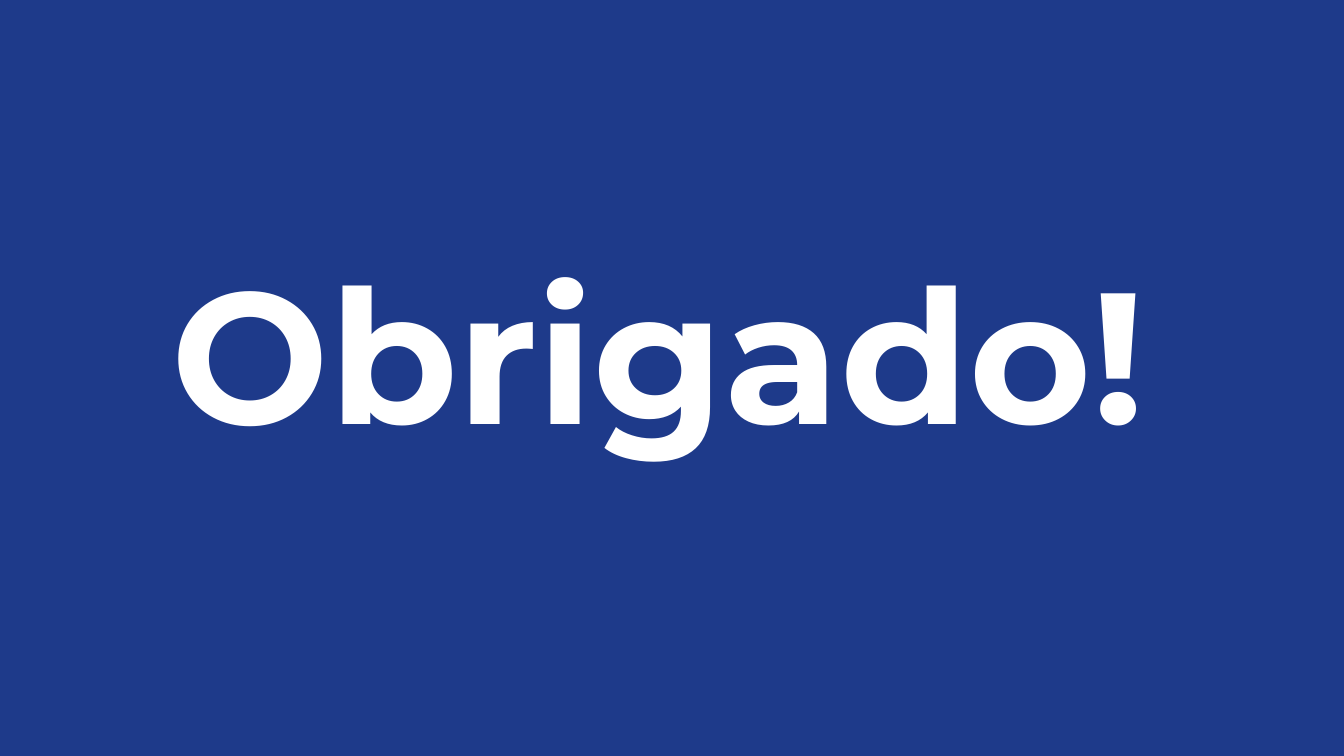
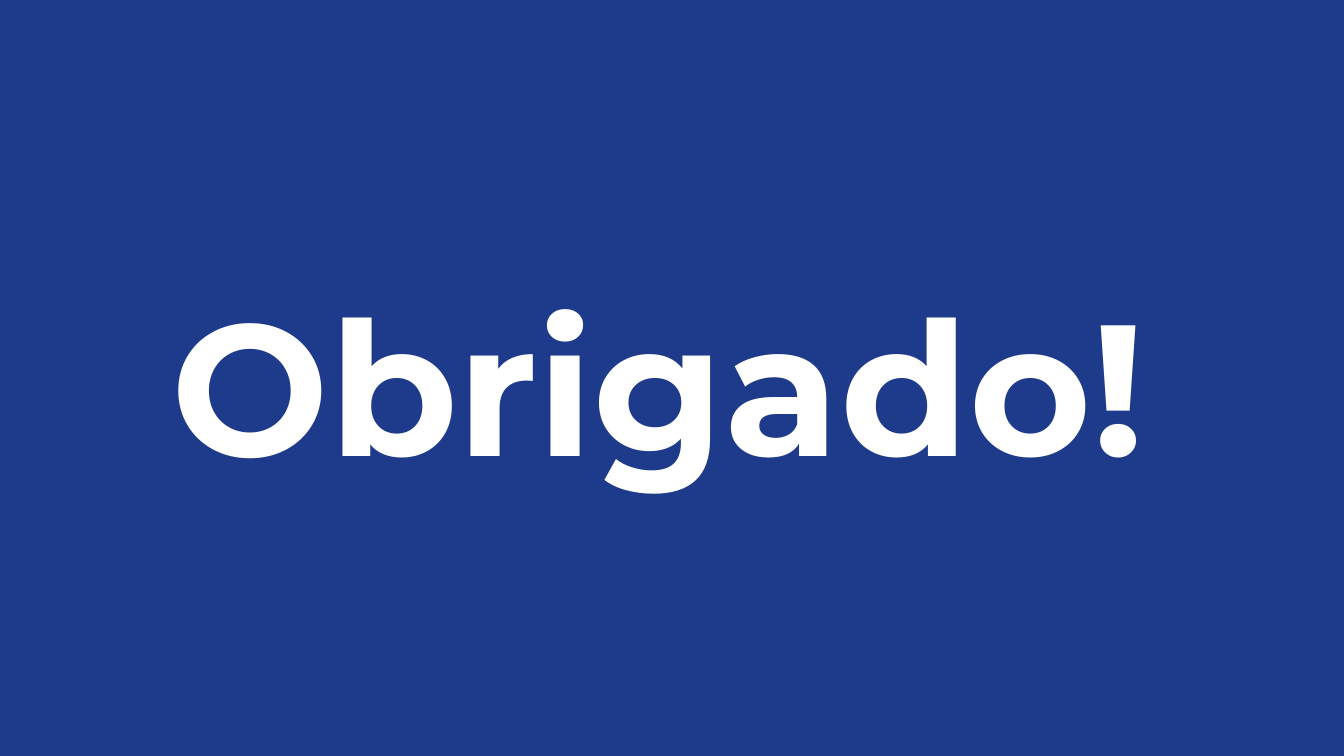
Before and after one commit to Liche008/Eng-Soft2-Grupo2, a slide deck: slide 39 of Apresentacao.pptx (slide 25 before the commit). Drawn at 1344x756 pixels with LibreOffice and Linux fonts; fonts in the diff are those of the drawing. Boxes give left, top, right and bottom in pixels: in the first picture for what was removed or moved away, otherwise in the second. Text is boxed around its words. In the diff, an @@ line names an element or a change of style, - is before the commit and + after.

```diff
--- a/Apresentacao.pptx
+++ b/Apresentacao.pptx
@@ text "Obrigado!": place and size @@
-text "Obrigado!" at (172, 277, 1146, 462)
+text "Obrigado!" at (172, 309, 1146, 494)
```
Also in this commit, not shown: 14 slides added, 1 other file.
